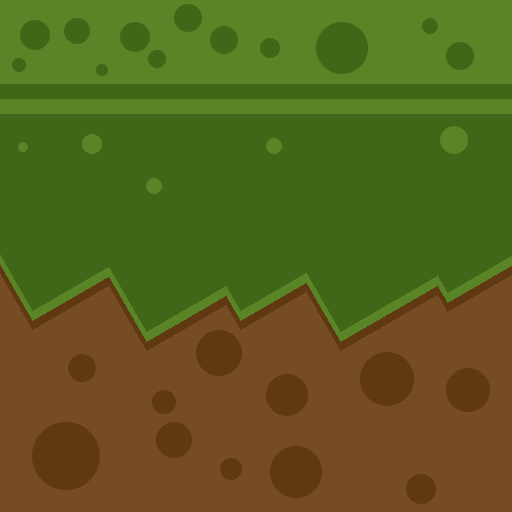
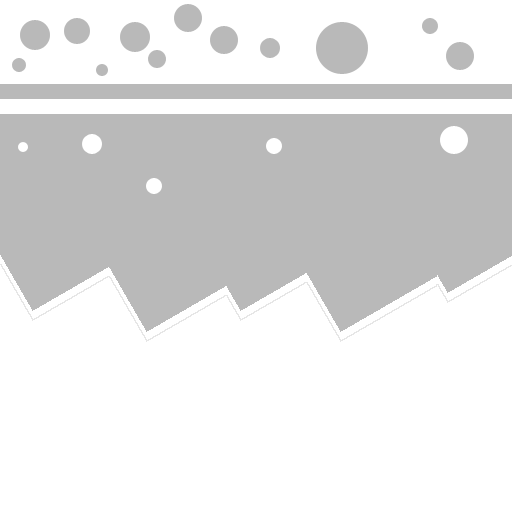
Comparing the layer stacks of the two 512 × 512 images. Changes:
removed layer "Shape 2" over (18, 126, 468, 194)
removed layer "Shape 1" over (12, 4, 474, 76)
renamed "Shape 3 copy 6" to "Layer 0", painted on it over (0, 0, 512, 342)
removed layer "Shape 3 copy 5" over (0, 152, 512, 342)
removed layer "Shape 3" over (32, 330, 490, 504)
removed layer "Shape 3 copy 7" over (0, 161, 512, 351)
removed layer "Background" over (0, 0, 512, 512)
